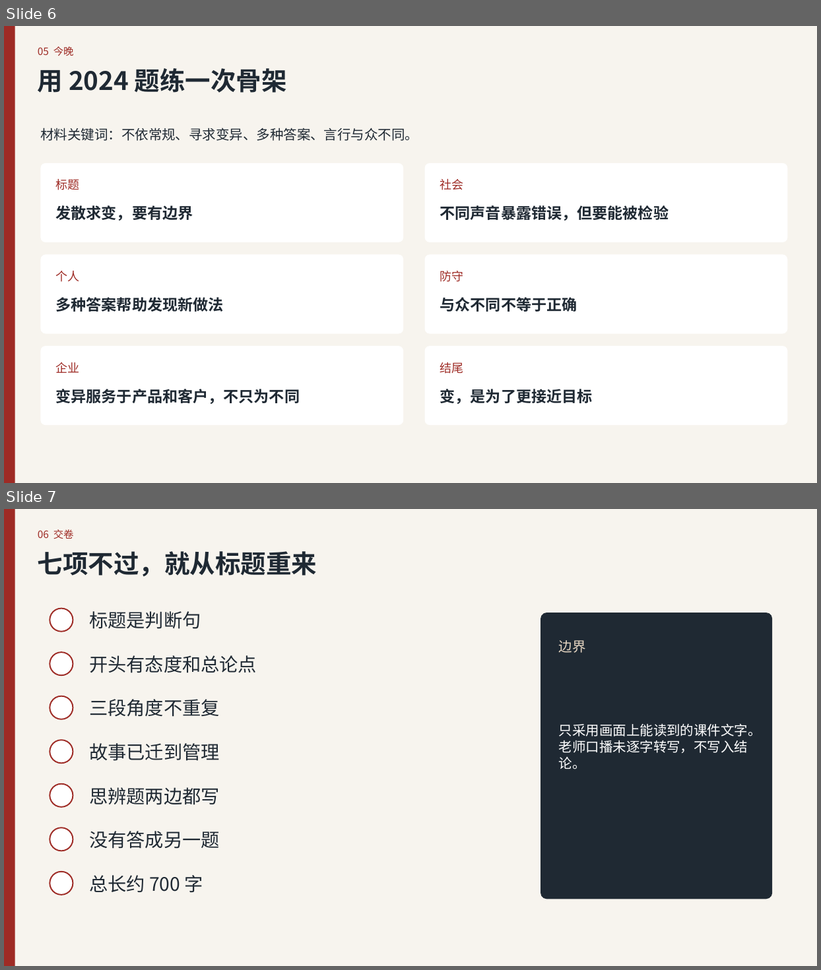
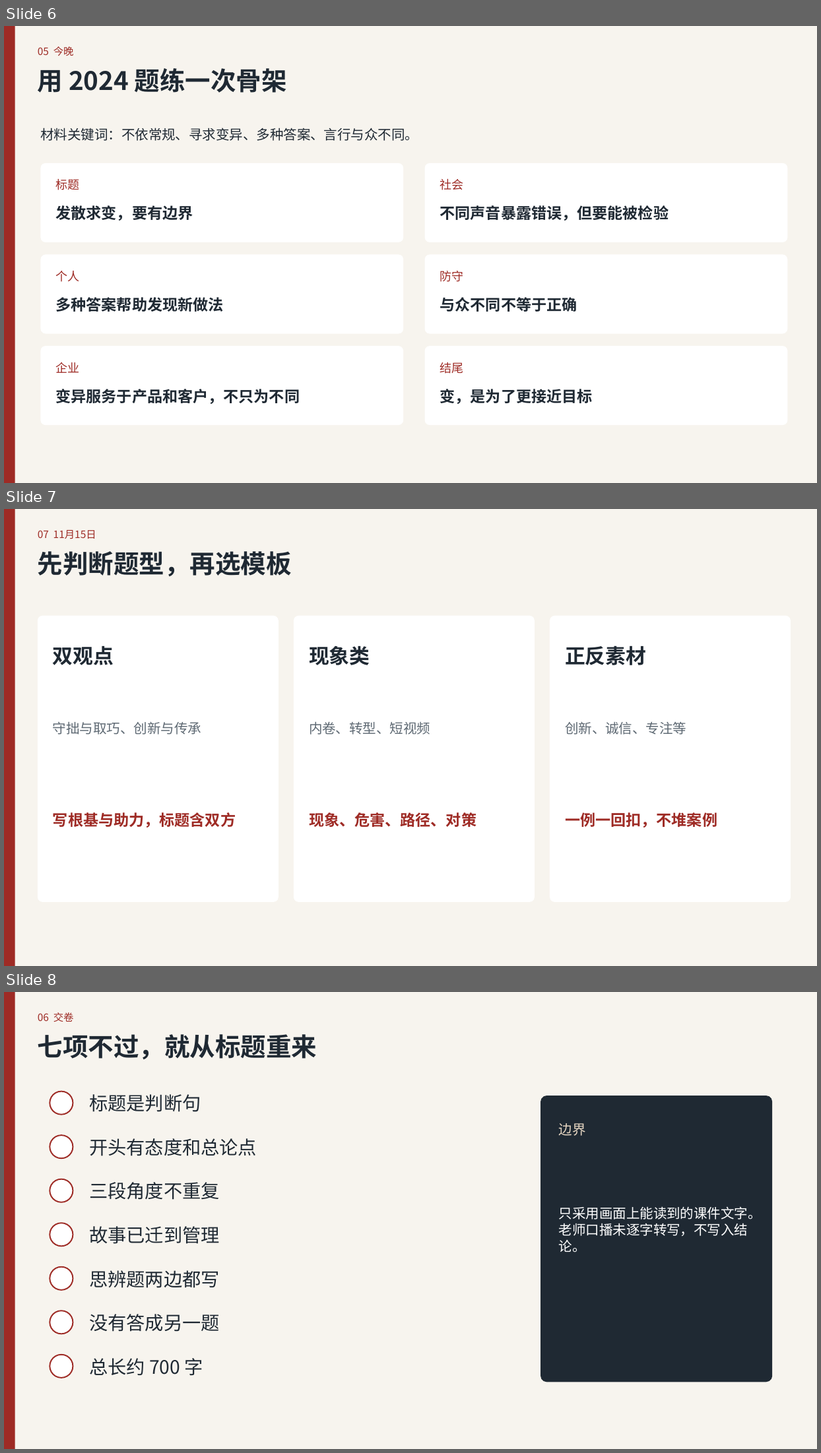
Before and after one commit to yhyu13/kaoyan199, a slide deck: files/管综论说文-FTL审题结构.pptx. Shown one above the other, each under a label of ours: slides 6 and 7 before the commit, slides 6, 7 and 8 after it. The pictures are 821x970 and 821x1453 pixels, drawn with LibreOffice and Linux fonts; fonts in the diff are those of the drawing. Boxes give left, top, right and bottom in pixels: in the first picture for what was removed or moved away, otherwise in the second. Text is boxed around its words. In the diff, an @@ line names an element or a change of style, - is before the commit and + after.

```diff
--- a/files/管综论说文-FTL审题结构.pptx
+++ b/files/管综论说文-FTL审题结构.pptx
@@ slide 7 added at (4,509,817,966), background #F7F4EE @@
@@ rectangle added at (4,509,15,966), fill #9E2B25 @@
@@ text added at (38,530,96,539), 12 pt, text #9E2B25 @@
+07 11月15日
@@ text added at (38,551,292,576), 30 pt, text #1F2933, bold @@
+先判断题型，再选模板
@@ rounded rectangle added at (38,616,279,902), fill #FFFFFF @@
@@ rounded rectangle added at (294,616,535,902), fill #FFFFFF @@
@@ rounded rectangle added at (550,616,791,902), fill #FFFFFF @@
@@ text added at (53,646,114,665), 24 pt, text #1F2933, bold @@
+双观点
@@ text added at (309,646,370,665), 24 pt, text #1F2933, bold @@
+现象类
@@ text added at (565,646,646,665), 24 pt, text #1F2933, bold @@
+正反素材
@@ text added at (53,722,201,735), 16 pt, text #5E6973 @@
+守拙与取巧、创新与传承
@@ text added at (309,722,430,735), 16 pt, text #5E6973 @@
+内卷、转型、短视频
@@ text added at (565,722,686,735), 16 pt, text #5E6973 @@
+创新、诚信、专注等
@@ text added at (53,813,236,828), 18 pt, text #9E2B25, bold @@
+写根基与助力，标题含双方
@@ text added at (309,813,477,827), 18 pt, text #9E2B25, bold @@
+现象、危害、路径、对策
@@ text added at (565,813,717,828), 18 pt, text #9E2B25, bold @@
+一例一回扣，不堆案例
@@ what was slide 7 is now slide 8 @@
```
Also in this commit, not shown: 1 slide changed.
